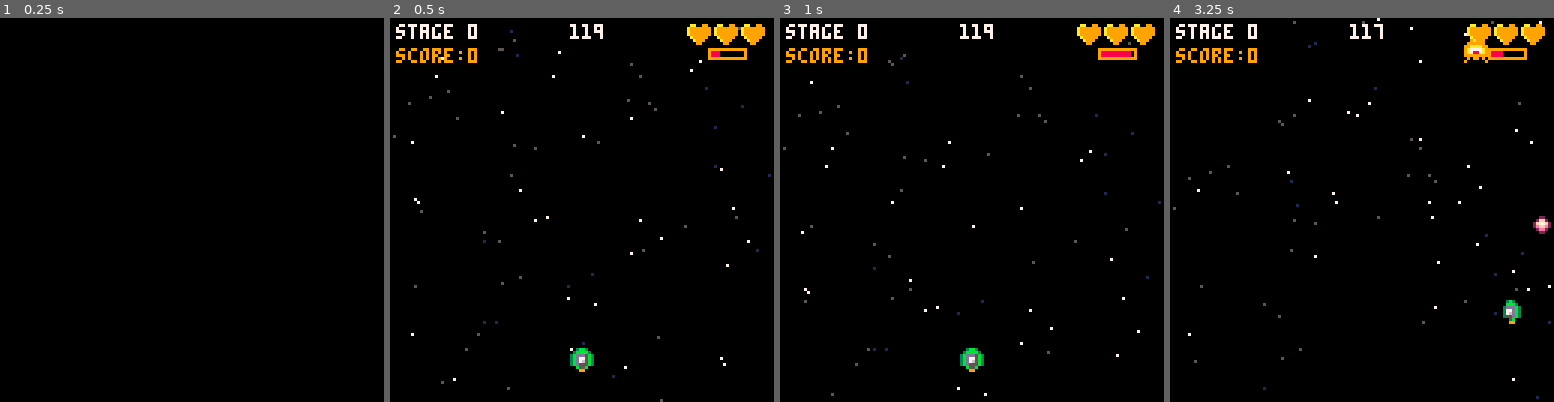
Above: before the commit, frames 1-4 (left to right).
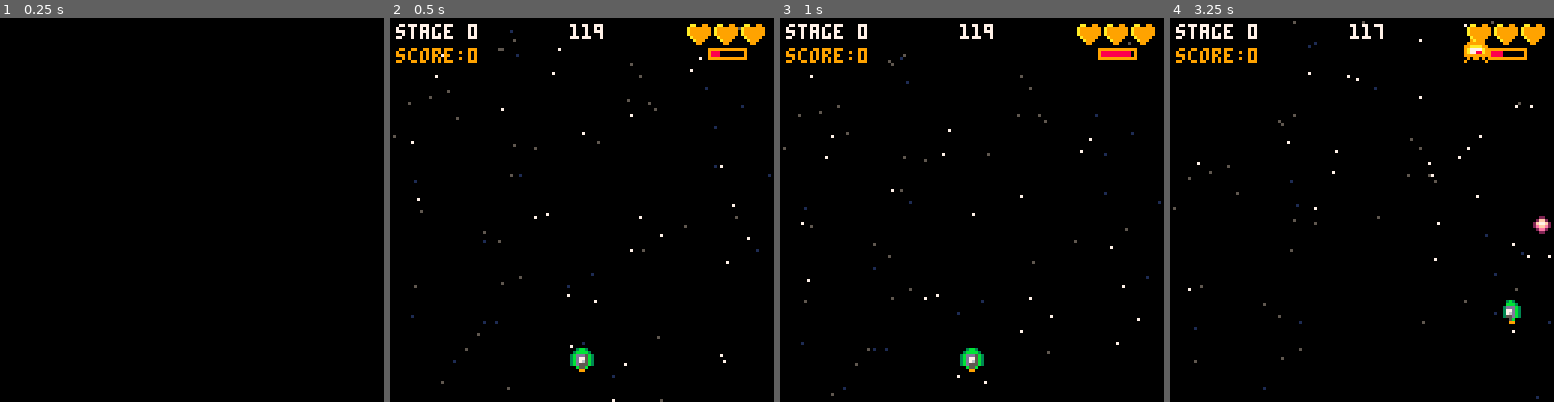
Above: after the commit, the same moments.

Repository: eSuardOdin/my_pico-8_games
Game: PICO-8 cartridge shmup/smgu.p8
Same seed, same stepped clock (60 frames per second), same inputs: the game is played once before the commit and once after it.
Inputs:
- Up to frame 1 (0.25 s): no input
- Up to frame 2 (0.5 s): tap X (X key) at 0.33 s
- Up to frame 3 (1 s): no input
- Up to frame 4 (3.25 s): tap X (X key) at 1.07, 1.85, 2.97 s; hold Right 1.6-2.1 s; hold Up 2.15-2.42 s; hold Right 2.47-3.03 s; hold Left from 3.08 s (still down)

Frame 1 is identical in both runs. In frame 2, 0.3% of the frame differs, in the area x 5-94%, y 7-100%; in frame 3, 0.3%; in frame 4, 0.4%, in the area x 4-100%, y 0-95%.

Commit message:
enemy following sight

Diff:
--- a/shmup/smgu.p8
+++ b/shmup/smgu.p8
@@ -226,9 +226,7 @@
 		for e in all(e_table)do
 			e.y+=e.spd
 			--anim enemy
-			if e.n_sprite!=0then
-				anim_sprite(e)
-			end
+			anim_sprite(e)
 			--deleting oob enemies
 			if e.y > 134 then
 				del(e_table,e)
@@ -240,7 +238,7 @@
 --return new enemy--
 function spawn_e()
 
-	local e_type=flr(rnd(3))
+	local _type=flr(rnd(3))
 	local i_rate
 	local i_spd
 	local i_sprite
@@ -252,6 +250,7 @@
 	_e = {
 		x=8+rnd(110),
 		y=-10-rnd(120),
+		e_type=_type,
 		hbox={
 				x1=1,
 				x2=7,
@@ -259,21 +258,21 @@
 				y2=7
 			}
 	}
-	if(e_type==0)then--rookie
+	if(_type==0)then--rookie
 		i_rate=150
 		i_spd=0.5
 		i_sprite=48
 		i_sprite_mod=10
 		i_n_sprite=1
 		i_pv=1
-	elseif(e_type==1)then--med
+	elseif(_type==1)then--med
 		i_rate=120
 		i_spd=0.3
 		i_sprite=50
 		i_sprite_mod=20
 		i_n_sprite=1
 		i_pv=2
-	elseif(e_type==2)then--med+
+	elseif(_type==2)then--med+
 		i_rate=105
 		i_spd=0.4
 		i_sprite=53
@@ -534,8 +533,8 @@
 		spd=0,
 		col=0,
 	}
-	if _type>5then
-		_spd=2
+	if _type>5.5then
+		_spd=1.8
 		_col=7
 	elseif _type>3then
 		_spd=0.6
@@ -551,11 +550,22 @@
 
 --anim sprite
 function anim_sprite(_e)
-	if (frames%_e.sprite_mod==0)then
-		if(_e.sprite==_e.base_sprite+_e.n_sprite)then
+	if(_e.e_type==2)then
+		--following eyes enemy
+		if(p_x>_e.x+4 and _e.y<p_y)then
+			_e.sprite=_e.base_sprite+1
+		elseif p_x<_e.x-4 and _e.y<p_y then
+			_e.sprite=_e.base_sprite-1
+		else
 			_e.sprite=_e.base_sprite
-		else
-			_e.sprite+=1
+		end
+	else
+		if (frames%_e.sprite_mod==0)then
+			if(_e.sprite==_e.base_sprite+_e.n_sprite)then
+				_e.sprite=_e.base_sprite
+			else
+				_e.sprite+=1
+			end
 		end
 	end
 end
